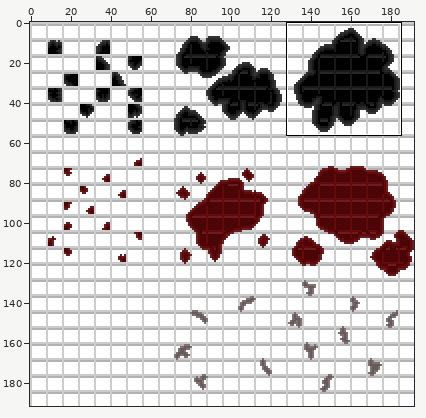
Sprite sheet -- sprites/S_Tile_Laboratoire/6b897156-a2a9-48e7-89ca-d05ed69f72d8.png. Above, an overview of the earlier version with the close-up marked.
Close-up. Before the edit:
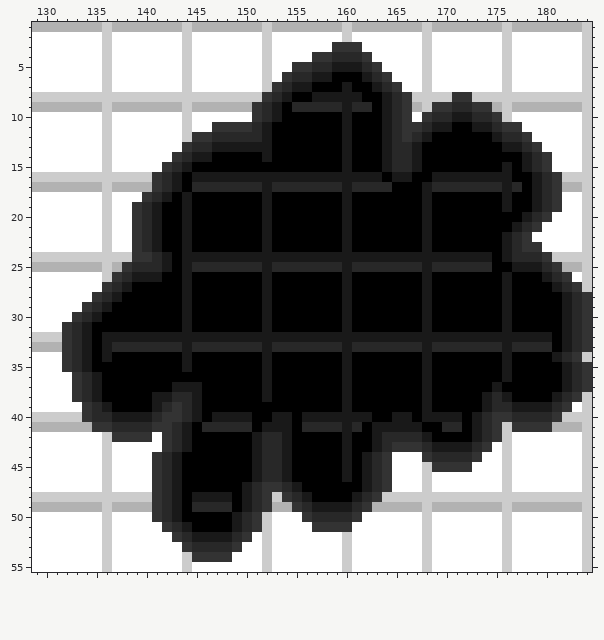
The file is 192x192 pixels. Shown: x 129..184, y 1..55. The commit also changed other parts of the picture, which this record leaves out.
New version:
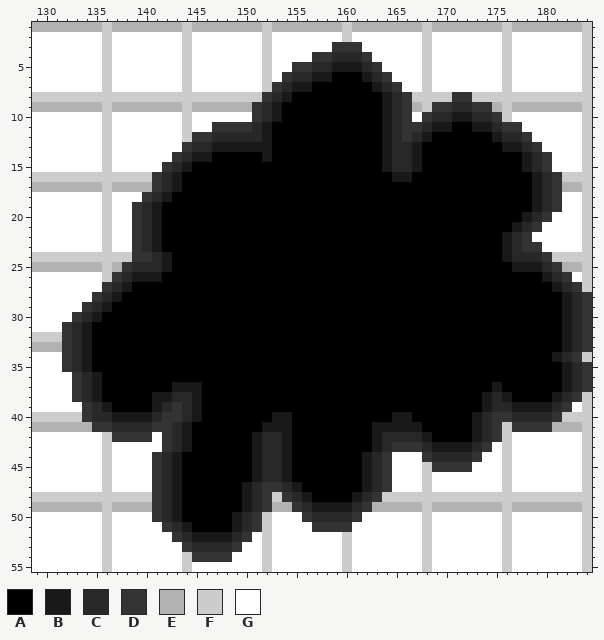
Palette (. is transparent): A #000000  B #191919  C #282828  D #333333  E #b2b2b2  F #cccccc  G #ffffff
The exact change:
Changed rows in their new state; - is an unchanged pixel.
first column x 136:
 7 ------------------------A--------------------
 8 ---------------------AAAAA-------------------
 9 -------------------AAAAAAAA------------------
10 ------------------------A--------------------
11 ------------------------A--------------------
12 ------------------------A--------------------
13 ------------------------A--------------------
14 ------------------------A--------------------
15 ------------------------A---------------A----
16 ---------AAAAAAAAAAAAAAAAAAA-----AAAAAAAA----
17 ---------AAAAAAAAAAAAAAAAAAAA---AAAAAAAAAA---
18 --------A-------A-------A-------A-------A----
19 --------A-------A-------A-------A-------A----
20 --------A-------A-------A-------A------------
21 --------A-------A-------A-------A------------
22 --------A-------A-------A-------A------------
23 --------A-------A-------A-------A------------
24 --------AAAAAAAAAAAAAAAAAAAAAAAAAAAAAAA------
25 --------AAAAAAAAAAAAAAAAAAAAAAAAAAAAAAA------
26 --------A-------A-------A-------A-------A----
27 --------A-------A-------A-------A-------A----
28 --------A-------A-------A-------A-------A----
29 --------A-------A-------A-------A-------A----
30 --------A-------A-------A-------A-------A----
31 --------A-------A-------A-------A-------A----
32 AAAAAAAAAAAAAAAAAAAAAAAAAAAAAAAAAAAAAAAAAAAAA
33 AAAAAAAAAAAAAAAAAAAAAAAAAAAAAAAAAAAAAAAAAAAAA
34 A-------A-------A-------A-------A-------A----
35 --------A-------A-------A-------A-------A----
36 ----------------A-------A-------A-------A----
37 ----------------A-------A-------A------------
38 ----------------A-------A-------A------------
39 ------------------------A-------A------------
40 -----------AAAA-----AAAAAAA-----AAAA---------
41 ----------AAAAA-----AAAAAA--------AA---------
42 ------------------------A--------------------
43 ------------------------A--------------------
44 ------------------------A--------------------
45 ------------------------A--------------------
46 ------------------------A--------------------
48 ---------AAAA--------------------------------
49 ---------AAAA--------------------------------
